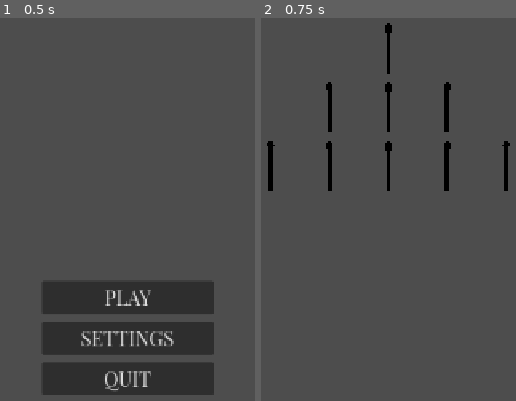
Above: before the commit, frames 1-2 (left to right).
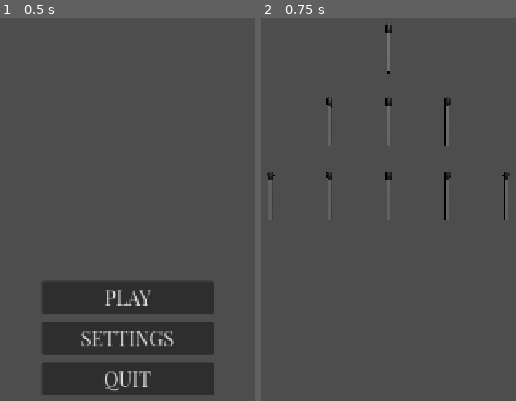
Above: after the commit, the same moments.

Repository: alex-bo7/ashes_of_nim_481
Game: Godot game, scene res://MainMenu/main_menu.tscn
The game is run twice, just before and just after one commit, with the same random seed, the same clock (stepped at 60 frames per second) and the same inputs.
Inputs:
- Up to frame 1 (0.5 s): no input
- Up to frame 2 (0.75 s): click "PLAY" at 0.5 s

Frame 1 is identical in both runs. In frame 2, 2.1% of the frame differs, in the area x 2-98%, y 1-53%.

Commit message:
Implemented flame shader

Diff:
--- /dev/null
+++ b/MatchStick/flame_shader.gdshader
@@ -0,0 +1,24 @@
+shader_type spatial;
+render_mode blend_add, unshaded, cull_disabled;
+
+uniform sampler2D flame_texture;
+uniform sampler2D color_gradient;
+
+void fragment() {
+    vec2 uv = UV;
+
+    // Animate the UV vertically
+    vec2 animated_uv = vec2(uv.x, uv.y + TIME * 0.8);
+    float flame_sample = texture(flame_texture, animated_uv).r;
+
+    // Fade shape (oval from bottom center)
+    float shape = 1.0 - sqrt(pow(uv.x - 0.5, 2.0) + pow(uv.y - 1.0, 2.0) * 0.2) * 2.0;
+    float flame = flame_sample * shape;
+
+    // Apply color gradient
+    vec3 color = texture(color_gradient, vec2(flame, 0.0)).rgb * flame * 3.5;
+
+    // Output final flame color and alpha
+    ALBEDO = color;
+    ALPHA = flame > 0.1 ? flame : 0.0;
+}
--- a/MatchStick/match_stick.gd
+++ b/MatchStick/match_stick.gd
@@ -1,3 +1,12 @@
 extends RigidBody3D
 
 @export var row_idx: int = -1
+@export var match_stick_black: Node3D
+@export var match_stick_red: Node3D
+
+
+func _input(event: InputEvent) -> void:
+	if event is InputEventMouseButton and event.is_pressed():
+		#match_stick_red.visible = true
+		#match_stick_black.visible = false
+		print(row_idx)
--- a/MatchStick/match_stick.tscn
+++ b/MatchStick/match_stick.tscn
@@ -1,7 +1,9 @@
-[gd_scene load_steps=5 format=3 uid="uid://bxcu2xrrv7vb"]
+[gd_scene load_steps=14 format=3 uid="uid://bxcu2xrrv7vb"]
 
 [ext_resource type="Script" uid="uid://cuv6x20idi26e" path="res://MatchStick/match_stick.gd" id="1_7jd8k"]
-[ext_resource type="PackedScene" uid="uid://ki2bxyp5f5ly" path="res://MatchStick/match_stick.glb" id="2_fysdv"]
+[ext_resource type="Shader" uid="uid://doo5pmxnsoj0n" path="res://MatchStick/flame_shader.gdshader" id="3_fabjw"]
+[ext_resource type="PackedScene" uid="uid://bfkt7gkgbwbj6" path="res://MatchStick/match_stick_red.glb" id="4_kiqbe"]
+[ext_resource type="PackedScene" uid="uid://bhj8q8y7ktsf" path="res://MatchStick/match_stick_bw.glb" id="4_tubry"]
 
 [sub_resource type="PhysicsMaterial" id="PhysicsMaterial_fysdv"]
 
@@ -9,14 +11,52 @@
 height = 0.178223
 radius = 0.0180664
 
-[node name="RigidBody3D" type="RigidBody3D"]
+[sub_resource type="Gradient" id="Gradient_fabjw"]
+offsets = PackedFloat32Array(0, 0.557377, 1)
+colors = PackedColorArray(0, 0, 0, 1, 0.733822, 0.194141, 0, 1, 0.878063, 0.438285, 0.341567, 1)
+
+[sub_resource type="GradientTexture1D" id="GradientTexture1D_tubry"]
+gradient = SubResource("Gradient_fabjw")
+
+[sub_resource type="Gradient" id="Gradient_tubry"]
+interpolation_mode = 2
+offsets = PackedFloat32Array(0, 0.778689)
+
+[sub_resource type="FastNoiseLite" id="FastNoiseLite_kiqbe"]
+
+[sub_resource type="NoiseTexture2D" id="NoiseTexture2D_kiqbe"]
+in_3d_space = true
+color_ramp = SubResource("Gradient_tubry")
+noise = SubResource("FastNoiseLite_kiqbe")
+
+[sub_resource type="ShaderMaterial" id="ShaderMaterial_tubry"]
+render_priority = 0
+shader = ExtResource("3_fabjw")
+shader_parameter/flame_texture = SubResource("NoiseTexture2D_kiqbe")
+shader_parameter/color_gradient = SubResource("GradientTexture1D_tubry")
+
+[sub_resource type="PlaneMesh" id="PlaneMesh_fabjw"]
+
+[node name="RigidBody3D" type="RigidBody3D" node_paths=PackedStringArray("match_stick_black", "match_stick_red")]
 transform = Transform3D(1, 0, 0, 0, -4.37114e-08, -1, 0, 1, -4.37114e-08, 0, 0, 0)
 physics_material_override = SubResource("PhysicsMaterial_fysdv")
 script = ExtResource("1_7jd8k")
+match_stick_black = NodePath("match_stick_bw")
+match_stick_red = NodePath("match_stick_red")
 
 [node name="CollisionShape3D" type="CollisionShape3D" parent="."]
 transform = Transform3D(1, 0, 0, 0, -4.37114e-08, 1, 0, -1, -4.37114e-08, 0, -5.22915e-10, -0.0119629)
 shape = SubResource("CylinderShape3D_fabjw")
 
-[node name="match_stick2" parent="." instance=ExtResource("2_fysdv")]
+[node name="match_stick_bw" parent="." instance=ExtResource("4_tubry")]
 transform = Transform3D(3, 0, 0, 0, 3, 0, 0, 0, 3, 0, 0, 0)
+
+[node name="match_stick_red" parent="." instance=ExtResource("4_kiqbe")]
+transform = Transform3D(3, 0, 0, 0, 3, 0, 0, 0, 3, 0, 0, 0)
+visible = false
+
+[node name="flame" type="MeshInstance3D" parent="match_stick_red"]
+transform = Transform3D(0.00666667, 0, 0, 0, 0.00666667, -9.14101e-10, 0, 5.82819e-10, 0.0104561, 0, -1.78463e-09, -0.0408276)
+material_override = SubResource("ShaderMaterial_tubry")
+mesh = SubResource("PlaneMesh_fabjw")
+skeleton = NodePath("../..")
--- a/NimGameScene/nin_game_scene.gd
+++ b/NimGameScene/nin_game_scene.gd
@@ -23,6 +23,7 @@
 	match_stick_instance.position = Vector3(x, y, 0)
 	add_child(match_stick_instance)
 	print_debug('match: ', match_stick_instance.position)
+	print(match_stick_instance.row_idx)
 
 
 func place_match_sticks(amount: int) -> void:
@@ -47,5 +48,4 @@
 				place_match(i, steps_x, steps_y)
 			steps_x = 0
 
-		steps_y -= PLACEMENT_STEPS
-		print("steps_y", steps_y)
+		steps_y = steps_y - PLACEMENT_STEPS - 0.05
--- a/NimGameScene/nin_game_scene.tscn
+++ b/NimGameScene/nin_game_scene.tscn
@@ -5,9 +5,9 @@
 [node name="nin_game_scene" type="Node3D"]
 script = ExtResource("1_o5sb6")
 
+[node name="DirectionalLight3D" type="DirectionalLight3D" parent="."]
+transform = Transform3D(-0.866024, -0.433016, 0.250001, 0.444428, -0.437538, 0.781694, -0.229101, 0.788072, 0.571362, 0, 0, 0)
+shadow_enabled = true
+
 [node name="Camera3D" type="Camera3D" parent="."]
 transform = Transform3D(1, 0, 0, 0, 1, 0, 0, 0, 1, 0, -0.65, 1)
-
-[node name="CSGBox3D" type="CSGBox3D" parent="."]
-transform = Transform3D(0.1, 0, 0, 0, 0.1, 0, 0, 0, 0.1, 0, 0, 0)
-visible = false
Not shown, added: MatchStick/flame_shader.gdshader.uid
Binary file removed: MatchStick/match_stick.glb
Binary file added: MatchStick/match_stick_bw.glb
Not shown, changed: MatchStick/match_stick_bw.glb.import
Binary file added: MatchStick/match_stick_red.glb
Not shown, added: MatchStick/match_stick_red.glb.import
